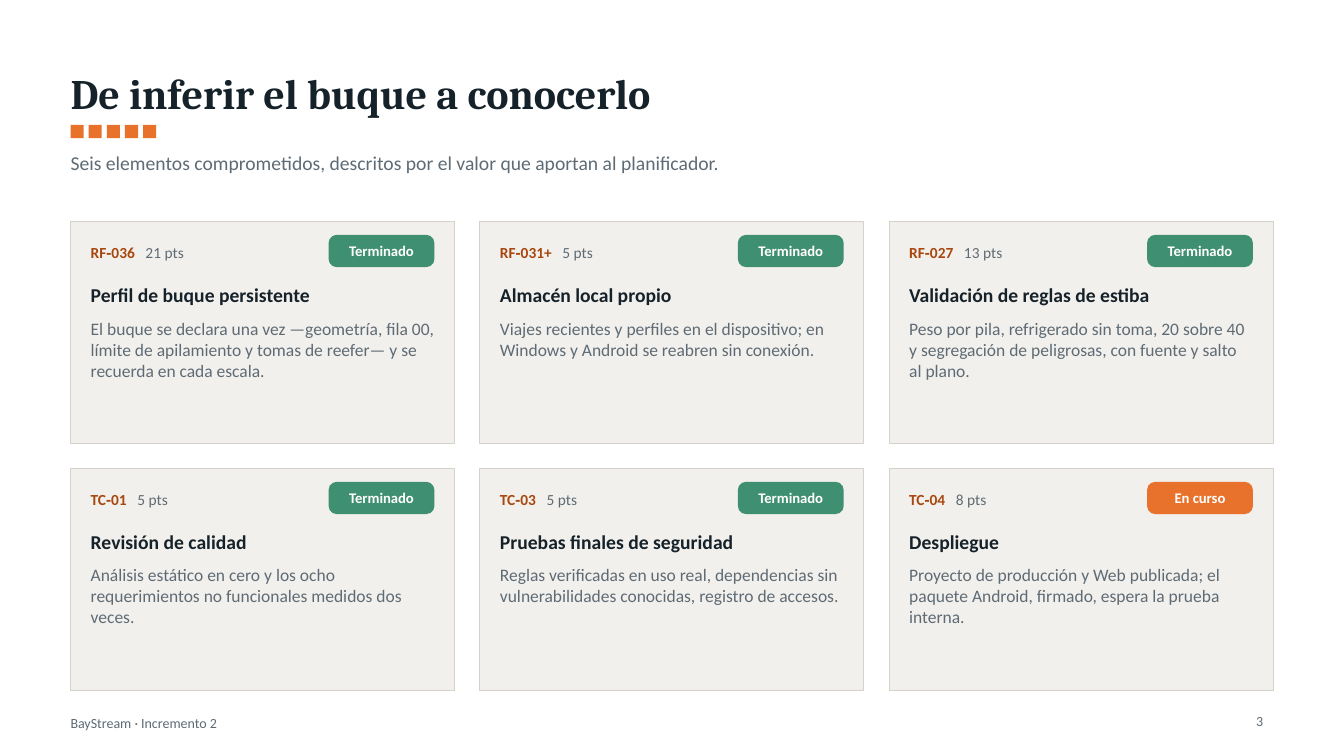
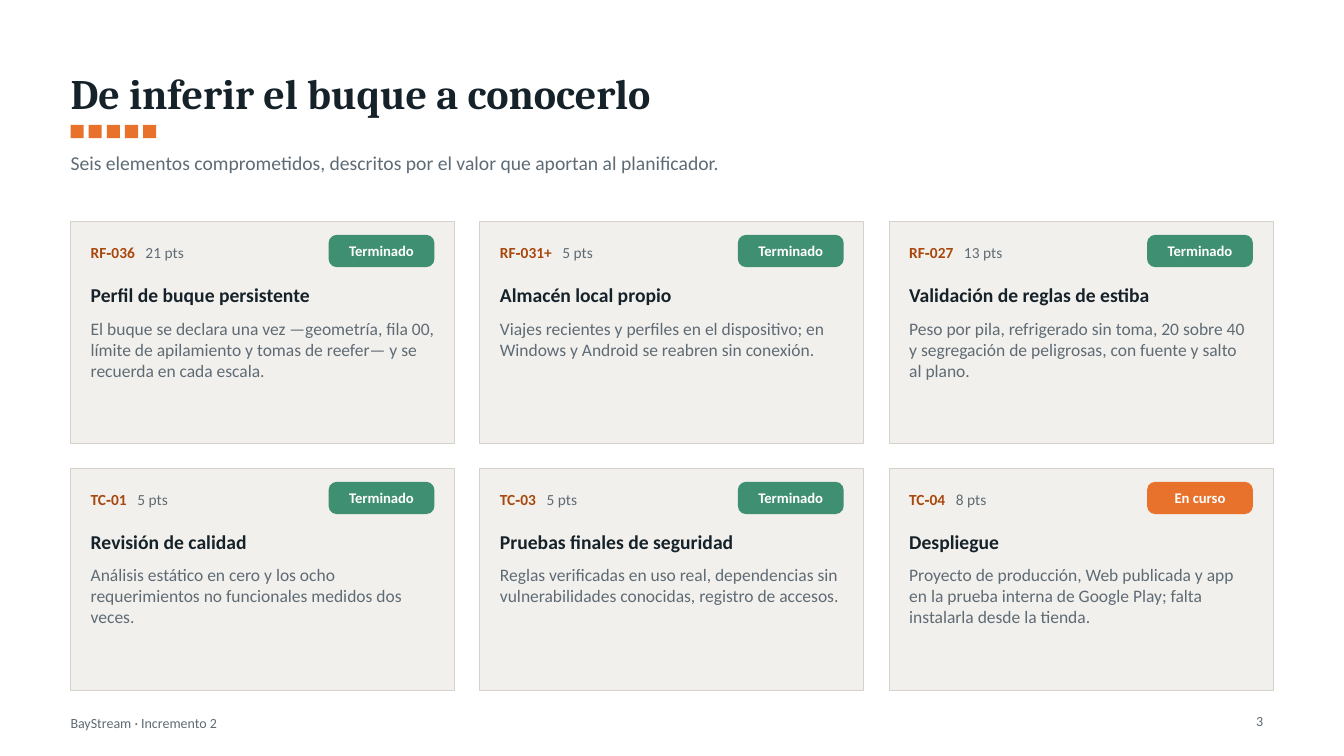
Before and after one commit to YovaWarrior/Proyecto-BayStream, a slide deck: slide 3 of docs/BayStream_Incremento2_Presentacion.pptx. Drawn at 1344x756 pixels with LibreOffice and Linux fonts; fonts in the diff are those of the drawing. Boxes give left, top, right and bottom in pixels: in the first picture for what was removed or moved away, otherwise in the second. Text is boxed around its words. In the diff, an @@ line names an element or a change of style, - is before the commit and + after.

Commit message:
Sprint 2: T-49 publicada en la prueba interna de Google Play
Decision 10.45. Version 1 (1.0.0) publicada el 3-oct; T-49 sigue en curso hasta instalarla en el Honor desde Play. Tablero v32, documento y presentacion del Incremento 2 al 3-oct.

```diff
--- a/docs/BayStream_Incremento2_Presentacion.pptx
+++ b/docs/BayStream_Incremento2_Presentacion.pptx
@@ text at (x1=909, y1=569, x2=1234, y2=623): text changed @@
-Proyecto de producción y Web publicada; el paquete Android, firmado, espera la prueba interna.
+Proyecto de producción, Web publicada y app en la prueba interna de Google Play; falta instalarla desde la tienda.
```
Also in this commit, not shown: 4 other slides changed, 3 other files.
